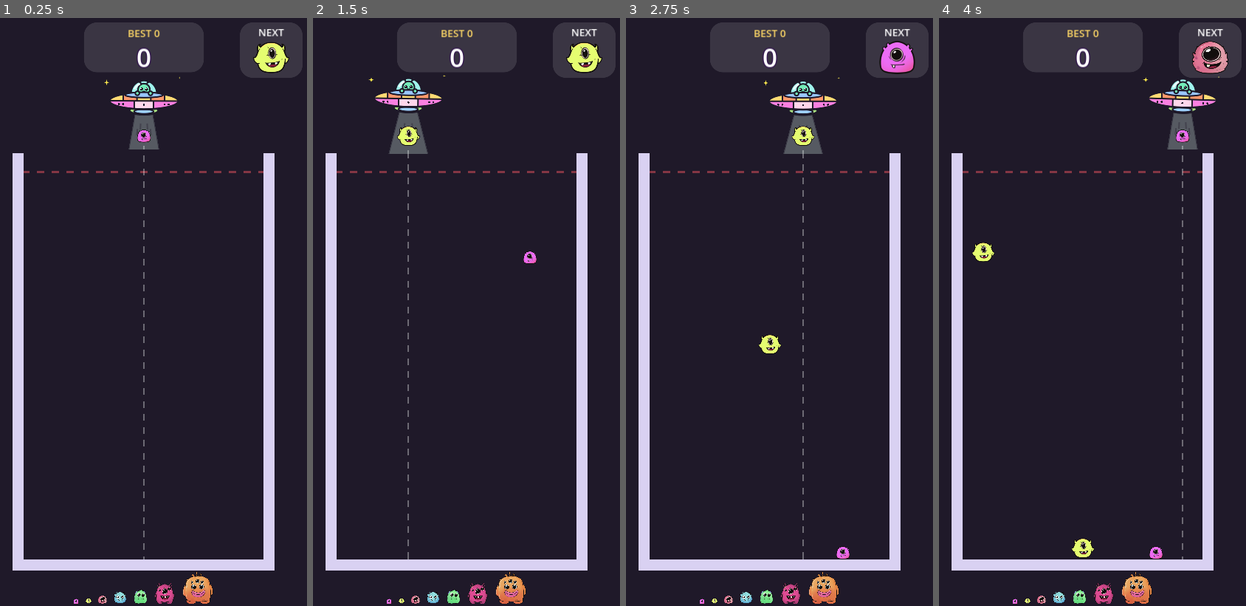
Above: before the commit, frames 1-4 (left to right).
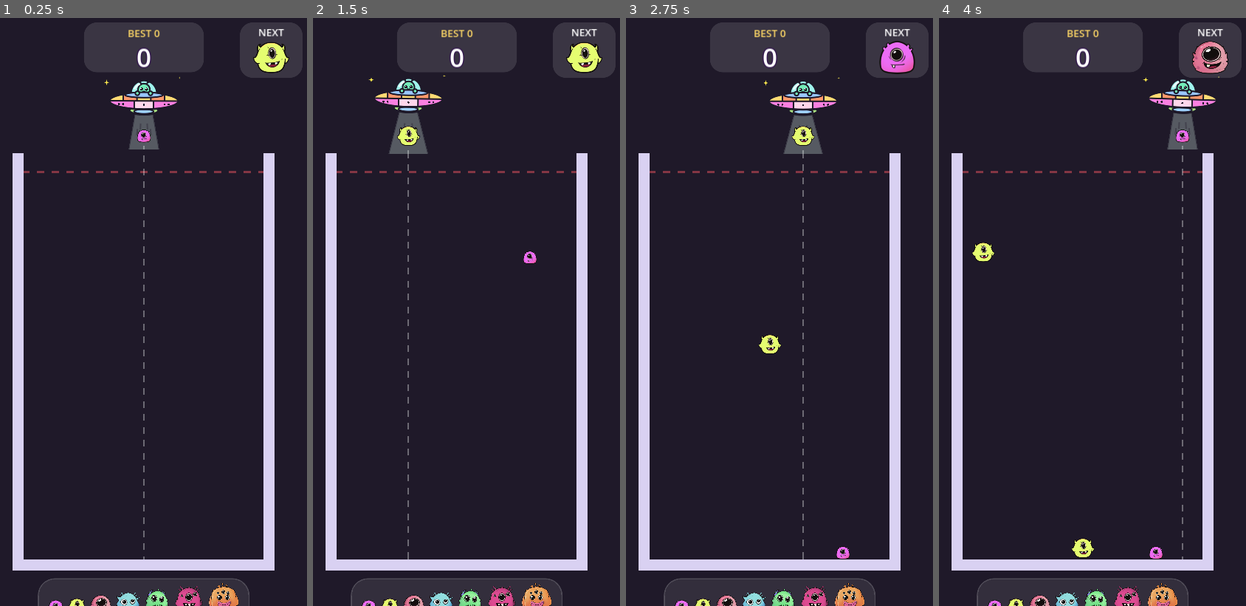
Above: after the commit, the same moments.

Repository: vickyraut212-boop/MonsterMerageGame
Game: Godot game, scene res://scenes/main.tscn
The game is run twice, just before and just after one commit, with the same random seed, the same clock (stepped at 60 frames per second) and the same inputs.
Inputs (mouse positions are in pixels of both pictures, inside the frame that each line leads up to):
- Up to frame 1 (0.25 s): no input
- Up to frame 2 (1.5 s): move the mouse to (530, 282) at 0.52 s; click (530, 282) at 0.67 s; drag from (389, 341) to (457, 94) at 1.27 s
- Up to frame 3 (2.75 s): move the mouse to (804, 182) at 2.02 s; click (804, 182) at 2.17 s
- Up to frame 4 (4 s): drag from (1064, 429) to (981, 223) at 2.77 s; move the mouse to (1181, 400) at 3.52 s; click (1181, 400) at 3.67 s

The runs differ from the first frame. In frame 1, 1.5% of the frame differs, in the area x 12-82%, y 94-100%; in frame 2, 1.5%; in frame 3, 1.5%; in frame 4, 1.5%.

Commit message:
Rebuild the evolution bar as a structured track with bonus coins
Replaces the loose row of icons with a rounded track under the jar:
all 7 monsters in merge order on one baseline, icons stepping evenly
from 34 px (Tier 1) to 68 px (Tier 7) so every face is readable, and a
gold coin showing the bonus under each tier that pays one. The track
positions itself just below the jar floor.

Co-Authored-By: Claude Opus 5.5 <noreply@anthropic.com>
Claude-Session: https://claude.ai/code/session_01QQF4EsL7cFRzG2ai4USehR

Diff:
--- a/scenes/hud.tscn
+++ b/scenes/hud.tscn
@@ -78,13 +78,11 @@
 expand_mode = 1
 stretch_mode = 5
 
-[node name="TierStrip" type="HBoxContainer" parent="."]
-offset_left = 40.0
-offset_top = 1206.0
-offset_right = 680.0
-offset_bottom = 1276.0
+[node name="TierTrack" type="HBoxContainer" parent="."]
+offset_top = 1100.0
+offset_right = 720.0
+offset_bottom = 1230.0
 mouse_filter = 2
-theme_override_constants/separation = 14
 alignment = 1
 
 [node name="GameOver" type="Control" parent="."]
--- a/scripts/hud.gd
+++ b/scripts/hud.gd
@@ -8,7 +8,7 @@
 @onready var _score_label: Label = $ScorePanel/ScoreLabel
 @onready var _best_label: Label = $ScorePanel/BestLabel
 @onready var _next_icon: TextureRect = $NextPanel/NextIcon
-@onready var _tier_strip: HBoxContainer = $TierStrip
+@onready var _tier_track: HBoxContainer = $TierTrack
 @onready var _game_over: Control = $GameOver
 @onready var _final_score_label: Label = $GameOver/Box/FinalScore
 @onready var _final_best_label: Label = $GameOver/Box/FinalBest
@@ -17,7 +17,7 @@
 
 func _ready() -> void:
 	_game_over.visible = false
-	_build_tier_strip()
+	_build_tier_track()
 	_play_again_button.pressed.connect(func() -> void: play_again_pressed.emit())
 
 
@@ -43,22 +43,97 @@
 	_game_over.visible = true
 
 
-## Size of the Tier 7 icon in the strip; the others shrink with the size chart.
-const STRIP_BOSS_SIZE := 70.0
-## Smallest any icon may get, so Tier 1 is still visible.
-const STRIP_MIN_SIZE := 12.0
+## Icon sizes on the evolution track: Tier 1 is TRACK_SMALL_ICON px and each
+## tier steps up evenly to TRACK_BIG_ICON px for Tier 7. Even steps keep every
+## monster readable while still showing the order from small to big.
+const TRACK_SMALL_ICON := 34.0
+const TRACK_BIG_ICON := 68.0
+const BADGE_HEIGHT := 26.0
+
+const TRACK_BG := Color(1, 1, 1, 0.09)
+const TRACK_BORDER := Color(1, 1, 1, 0.22)
+const COIN_COLOR := Color(1.0, 0.8, 0.25)
+const COIN_BORDER := Color(0.45, 0.25, 0.05)
+const COIN_TEXT := Color(0.3, 0.15, 0.05)
 
 
-## A row of all 7 monsters, smallest to biggest, sized like the size chart and
-## standing on the same baseline, so players see the merge chain.
-func _build_tier_strip() -> void:
-	for tier in range(1, TierData.tier_count() + 1):
+## Puts the evolution track just under the jar (called by main.gd).
+func set_track_top(y: float) -> void:
+	_tier_track.position.y = y
+
+
+## The evolution track along the bottom: a rounded bar showing all 7 monsters
+## in merge order, smallest to biggest, standing on one baseline, with a gold
+## coin under each tier that pays a bonus.
+func _build_tier_track() -> void:
+	var panel := PanelContainer.new()
+	panel.mouse_filter = Control.MOUSE_FILTER_IGNORE
+	panel.size_flags_vertical = Control.SIZE_SHRINK_BEGIN
+	var style := StyleBoxFlat.new()
+	style.bg_color = TRACK_BG
+	style.border_color = TRACK_BORDER
+	style.set_border_width_all(2)
+	style.set_corner_radius_all(36)
+	style.content_margin_left = 22
+	style.content_margin_right = 22
+	style.content_margin_top = 10
+	style.content_margin_bottom = 10
+	panel.add_theme_stylebox_override("panel", style)
+	_tier_track.add_child(panel)
+
+	var row := HBoxContainer.new()
+	row.mouse_filter = Control.MOUSE_FILTER_IGNORE
+	row.add_theme_constant_override("separation", 10)
+	panel.add_child(row)
+
+	var count := TierData.tier_count()
+	for tier in range(1, count + 1):
+		var column := VBoxContainer.new()
+		column.mouse_filter = Control.MOUSE_FILTER_IGNORE
+		column.alignment = BoxContainer.ALIGNMENT_END
+		column.add_theme_constant_override("separation", 4)
+		row.add_child(column)
+
+		var side := lerpf(TRACK_SMALL_ICON, TRACK_BIG_ICON, float(tier - 1) / (count - 1))
 		var icon := TextureRect.new()
 		icon.texture = TierData.get_texture(tier)
-		var side := maxf(STRIP_MIN_SIZE, STRIP_BOSS_SIZE * TierData.get_size_ratio(tier))
 		icon.custom_minimum_size = Vector2(side, side)
-		icon.size_flags_vertical = Control.SIZE_SHRINK_END
+		icon.size_flags_horizontal = Control.SIZE_SHRINK_CENTER
 		icon.expand_mode = TextureRect.EXPAND_IGNORE_SIZE
 		icon.stretch_mode = TextureRect.STRETCH_KEEP_ASPECT_CENTERED
 		icon.mouse_filter = Control.MOUSE_FILTER_IGNORE
-		_tier_strip.add_child(icon)
+		column.add_child(icon)
+
+		var bonus := TierData.get_bonus(tier)
+		if bonus > 0:
+			column.add_child(_make_coin(bonus))
+		else:
+			# Empty space the same height as a coin keeps all icons on one line.
+			var spacer := Control.new()
+			spacer.custom_minimum_size = Vector2(0, BADGE_HEIGHT)
+			spacer.mouse_filter = Control.MOUSE_FILTER_IGNORE
+			column.add_child(spacer)
+
+
+func _make_coin(bonus: int) -> Control:
+	var coin := PanelContainer.new()
+	coin.mouse_filter = Control.MOUSE_FILTER_IGNORE
+	coin.custom_minimum_size = Vector2(44, BADGE_HEIGHT)
+	coin.size_flags_horizontal = Control.SIZE_SHRINK_CENTER
+	var style := StyleBoxFlat.new()
+	style.bg_color = COIN_COLOR
+	style.border_color = COIN_BORDER
+	style.set_border_width_all(2)
+	style.set_corner_radius_all(13)
+	style.content_margin_left = 6
+	style.content_margin_right = 6
+	coin.add_theme_stylebox_override("panel", style)
+
+	var label := Label.new()
+	label.text = "+%d" % bonus
+	label.horizontal_alignment = HORIZONTAL_ALIGNMENT_CENTER
+	label.vertical_alignment = VERTICAL_ALIGNMENT_CENTER
+	label.add_theme_font_size_override("font_size", 16)
+	label.add_theme_color_override("font_color", COIN_TEXT)
+	coin.add_child(label)
+	return coin
--- a/scripts/main.gd
+++ b/scripts/main.gd
@@ -22,6 +22,7 @@
 	best = _load_best()
 	hud.set_score(0)
 	hud.set_best(best)
+	hud.set_track_top(jar.get_floor_y() + jar.wall_thickness + 16.0)
 
 	dropper.next_changed.connect(hud.set_next)
 	dropper.dropped.connect(_on_dropped)
